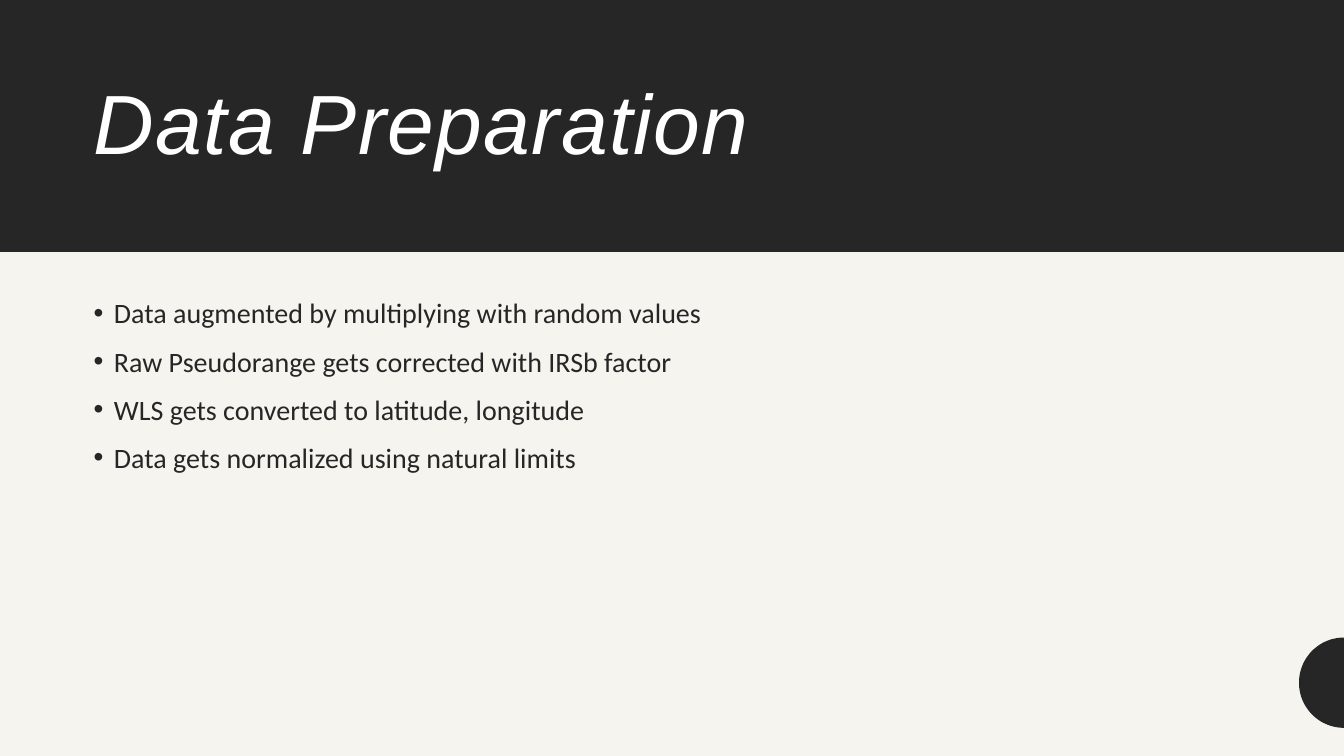
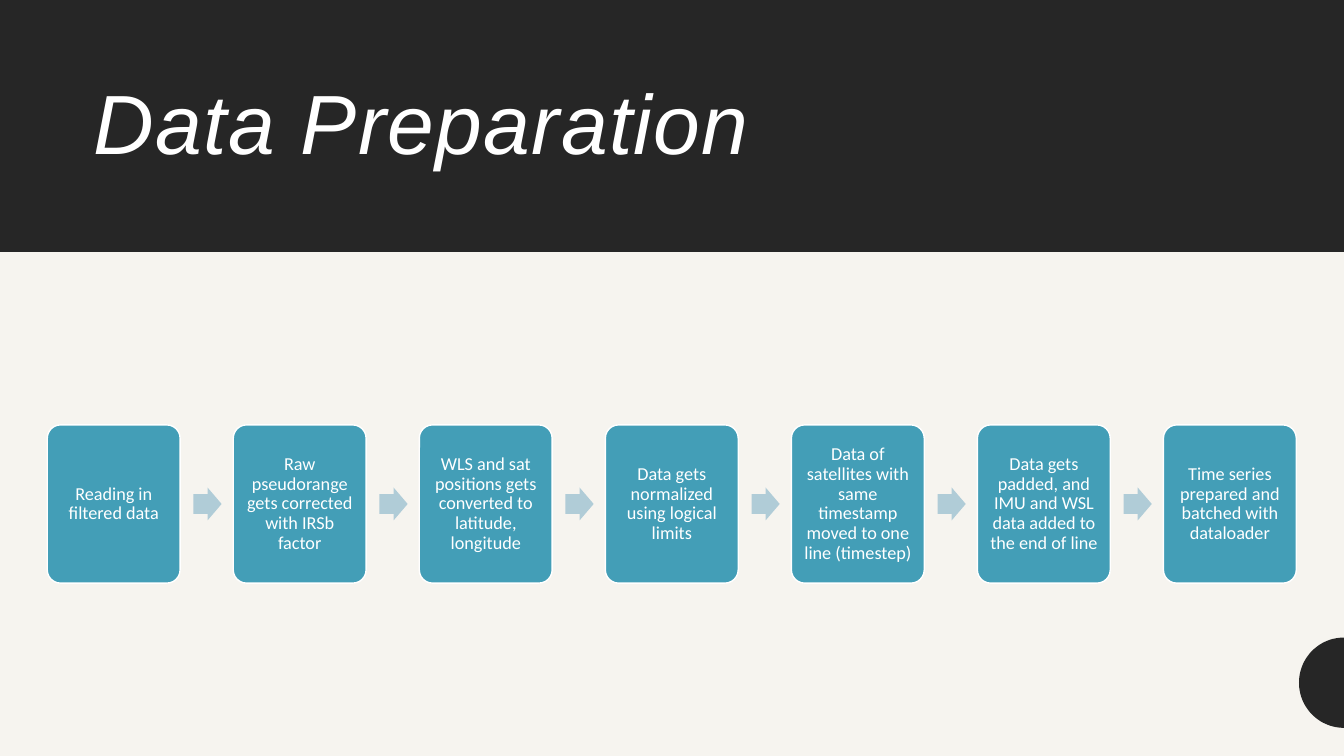
Before and after one commit to Torbynator/GoogleDecimeterChallenge, a slide deck: slide 7 of Prüfung/Google Decimeter Challenge.pptx. Drawn at 1344x756 pixels with LibreOffice and Linux fonts; fonts in the diff are those of the drawing. Boxes give left, top, right and bottom in pixels: in the first picture for what was removed or moved away, otherwise in the second. Text is boxed around its words. In the diff, an @@ line names an element or a change of style, - is before the commit and + after.

```diff
--- a/Prüfung/Google Decimeter Challenge.pptx
+++ b/Prüfung/Google Decimeter Challenge.pptx
@@ text removed at (x1=114, y1=303, x2=701, y2=473) @@
-• Data augmented by multiplying with random values
-• Raw Pseudorange gets corrected with IRSb factor
-• WLS gets converted to latitude, longitude
-• Data gets normalized using natural limits
@@ group added at (x1=47, y1=425, x2=1297, y2=584): 7 rounded rectangles, 7 texts, 6 right arrows @@
+Reading in filtered data
+Raw pseudorange gets corrected with IRSb factor
+WLS and sat positions gets converted to latitude, longitude
+Data gets normalized using logical limits
+Data of satellites with same timestamp moved to one line (timestep)
+Data gets padded, and IMU and WSL data added to the end of line
+Time series prepared and batched with dataloader
```
Also in this commit, not shown: 7 other slides changed, 2 slides added, 16 other files.
